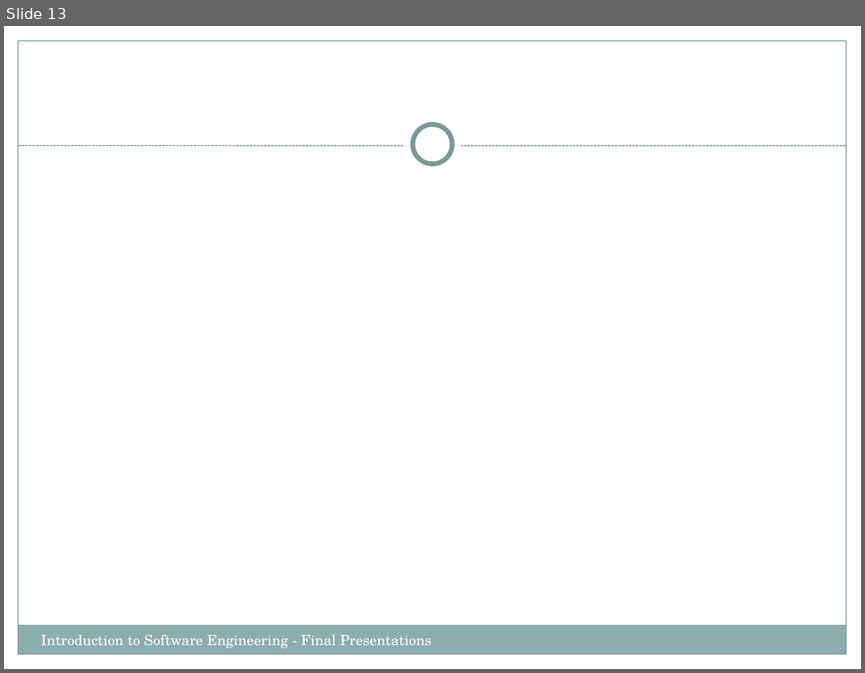
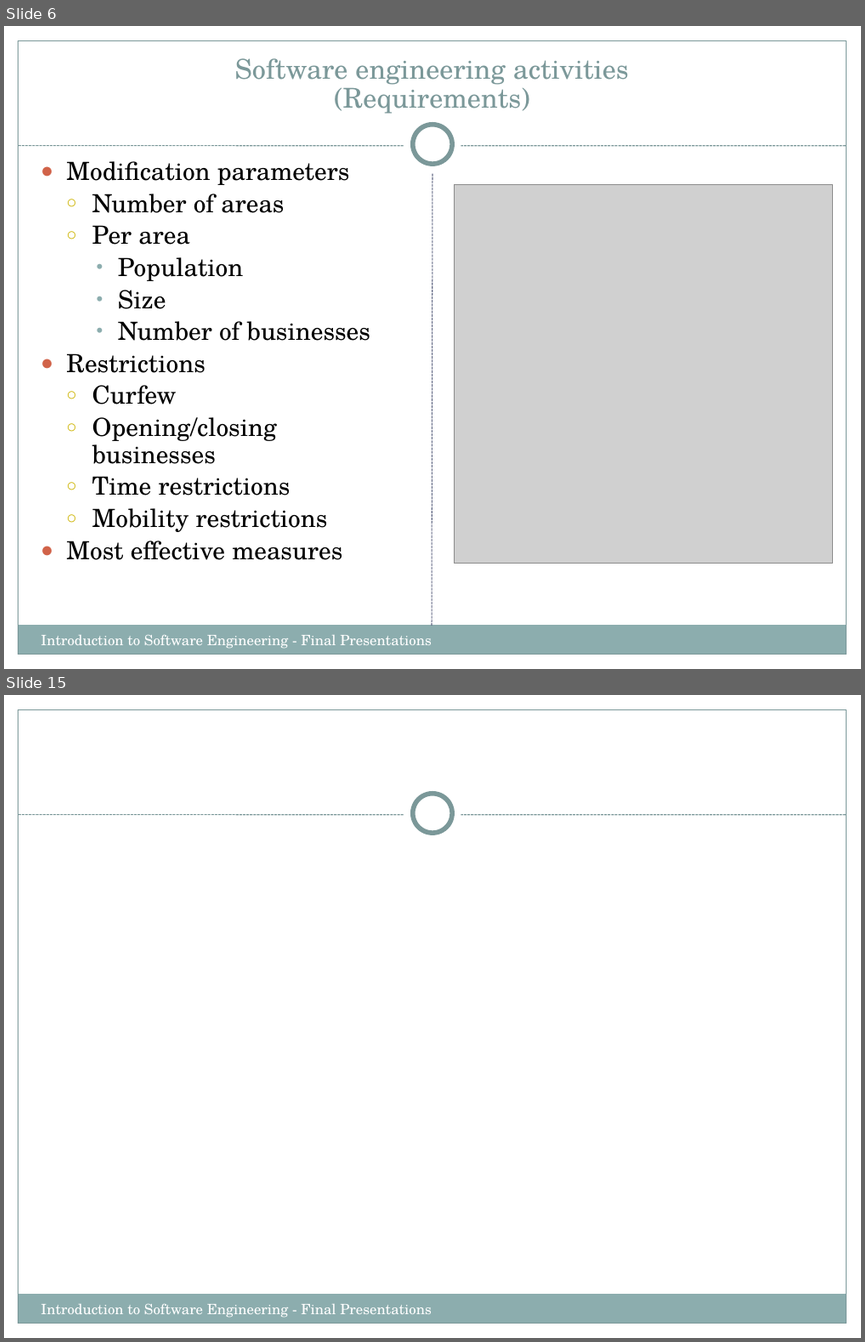
Before and after one commit to Cyber-Punk-REAS/the_project, a slide deck: IntroSWEng.FinalPresentations.pptx. Shown one above the other, each under a label of ours: slide 13 before the commit, slides 6 and 15 after it; the slides between them are not shown. The pictures are 865x673 and 865x1342 pixels, drawn with LibreOffice and Linux fonts; fonts in the diff are those of the drawing; grey boxes stand for pictures. Boxes give left, top, right and bottom in pixels: in the first picture for what was removed or moved away, otherwise in the second. Text is boxed around its words. In the diff, an @@ line names an element or a change of style, - is before the commit and + after.

```diff
--- a/IntroSWEng.FinalPresentations.pptx
+++ b/IntroSWEng.FinalPresentations.pptx
@@ slide 6 added at [4, 26, 861, 669], background #FFFFFF; not listed: 8 template elements that a slide beside it also shows @@
@@ title added at [235, 58, 629, 114], 23 pt, text #7C999A @@
+Software engineering activities
+(Requirements)
@@ text added at [66, 161, 370, 560], 21 pt, text #000000 @@
+● Modification parameters
+  ○ Number of areas
+  ○ Per area
+    • Population
+    • Size
+    • Number of businesses
+● Restrictions
+  ○ Curfew
+  ○ Opening/closing businesses
+  ○ Time restrictions
+  ○ Mobility restrictions
+● Most effective measures
@@ line added from (432, 625) to (432, 173), #646B86 0.75 pt dashed @@
@@ picture added at [454, 184, 833, 563] @@
@@ text added at [41, 635, 432, 648], 12 pt, text #FFFFFF @@
+Introduction to Software Engineering - Final Presentations
@@ what was slide 13 is now slide 15 @@
```
Also in this commit, not shown: 11 slides changed, 1 other slide added.
